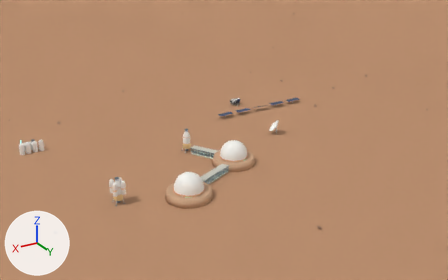
The Blender file game/animation/blend/failure_solar_panel.blend: old version first, new version second.
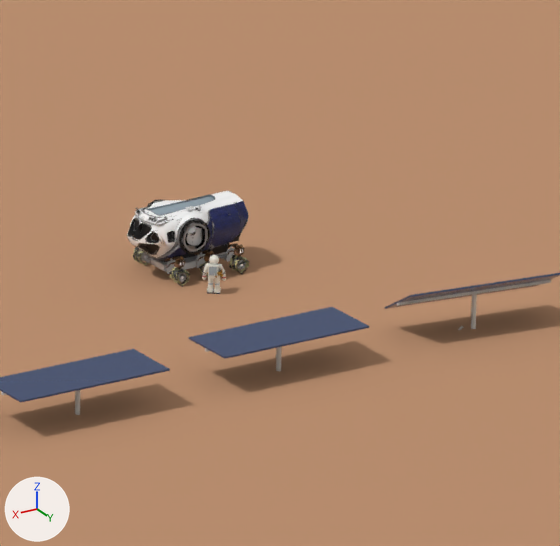
Each version is shown from a 50 mm camera at (121.1, 235.4, 118.9) aimed at (-41.2, -35.0, -16.3), then close up on the part from 49% to 60% of the width and 29% to 46% of the height. Arrows for +X, +Y and +Z are at lower left; the lights stay in place. The last two pictures show the newer version. Both versions are drawn at frame 262 of the action 'sev_full'; the numbers are the values there.

Objects in the first close-up: 'MMSEV', 'mars_ground', 'solar_2_panel', 'solar_3_panel', 'solar_4_panel' and 5 more.
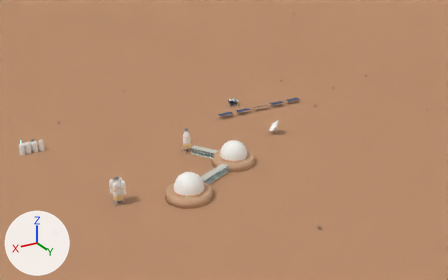
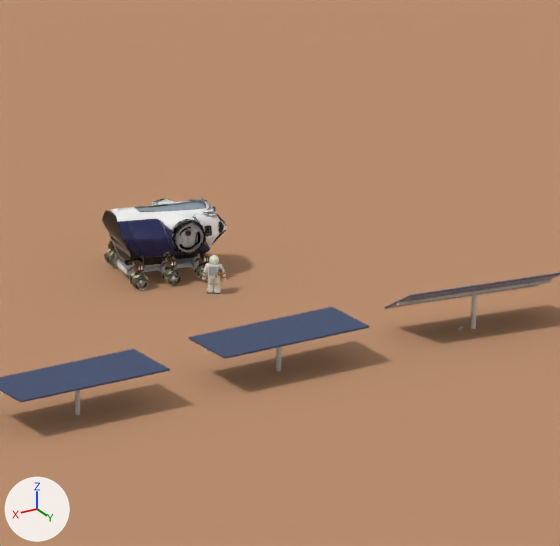
ob_sev is not drawn itself; it is the parent of ob_sev_body.

Changed parts and their boxes [x1, y1, x2, y2] in the close-ups (560 x 546 px):
'MMSEV', turned: before [127, 191, 249, 287]; after [102, 197, 227, 291]

The change in detail:
Object 'sev' (ob_sev) turns from (0, 0, 90) to (0, 0, 260) degrees about x, y and z.
